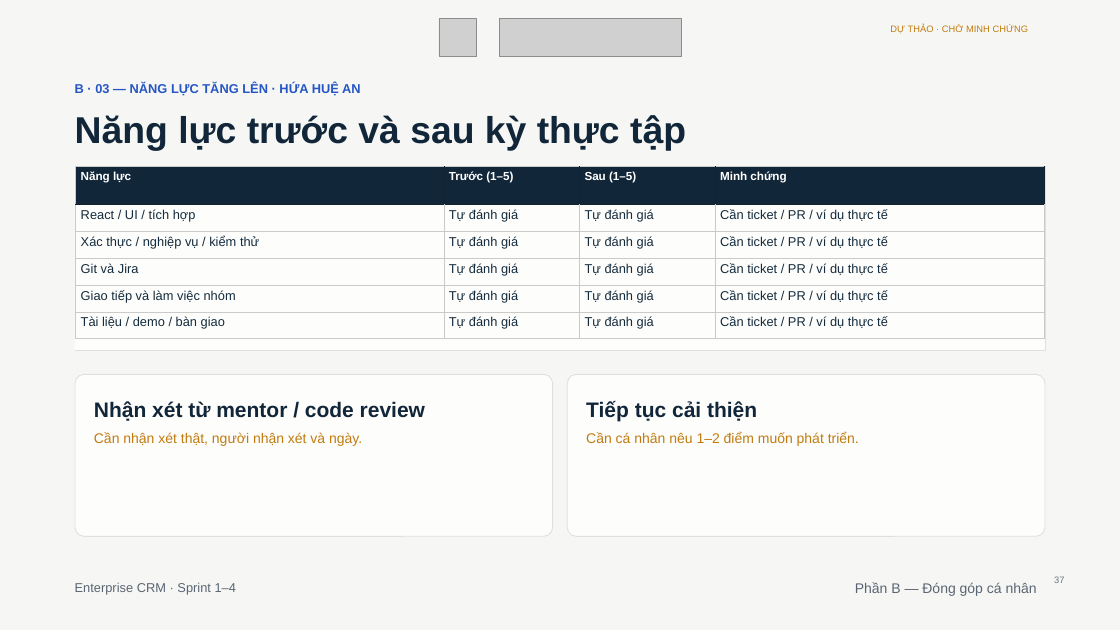
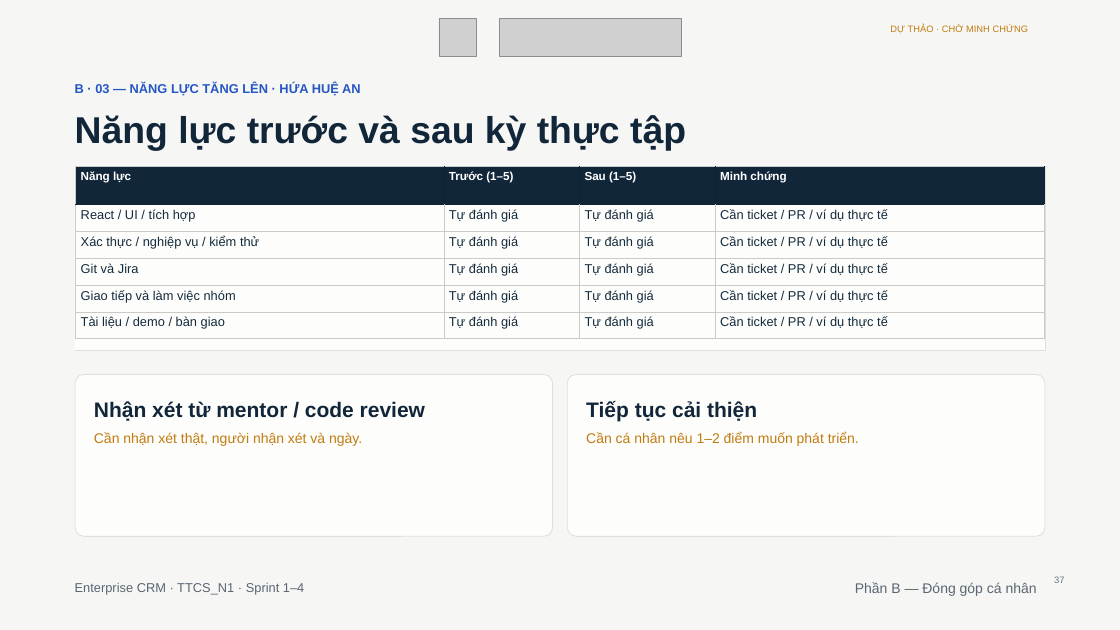
Before and after one commit to QuangDung1708/TTCS_N1, a slide deck: slide 37 of theo-template/Enterprise_CRM_Theo_Template_Du_thao.pptx. Drawn at 1120x630 pixels with LibreOffice and Linux fonts; fonts in the diff are those of the drawing; grey boxes stand for pictures. Boxes give left, top, right and bottom in pixels: in the first picture for what was removed or moved away, otherwise in the second. Text is boxed around its words. In the diff, an @@ line names an element or a change of style, - is before the commit and + after.

Commit message:
Cap nhat thong tin TTCS_N1 mentor lich Sprint 1-4 va lien ket Jira da xac nhan

```diff
--- a/theo-template/Enterprise_CRM_Theo_Template_Du_thao.pptx
+++ b/theo-template/Enterprise_CRM_Theo_Template_Du_thao.pptx
@@ text at (75,583,304,594): text changed @@
-Enterprise CRM · Sprint 1–4
+Enterprise CRM · TTCS_N1 · Sprint 1–4
```
Also in this commit, not shown: 23 other slides changed, 7 other files.
